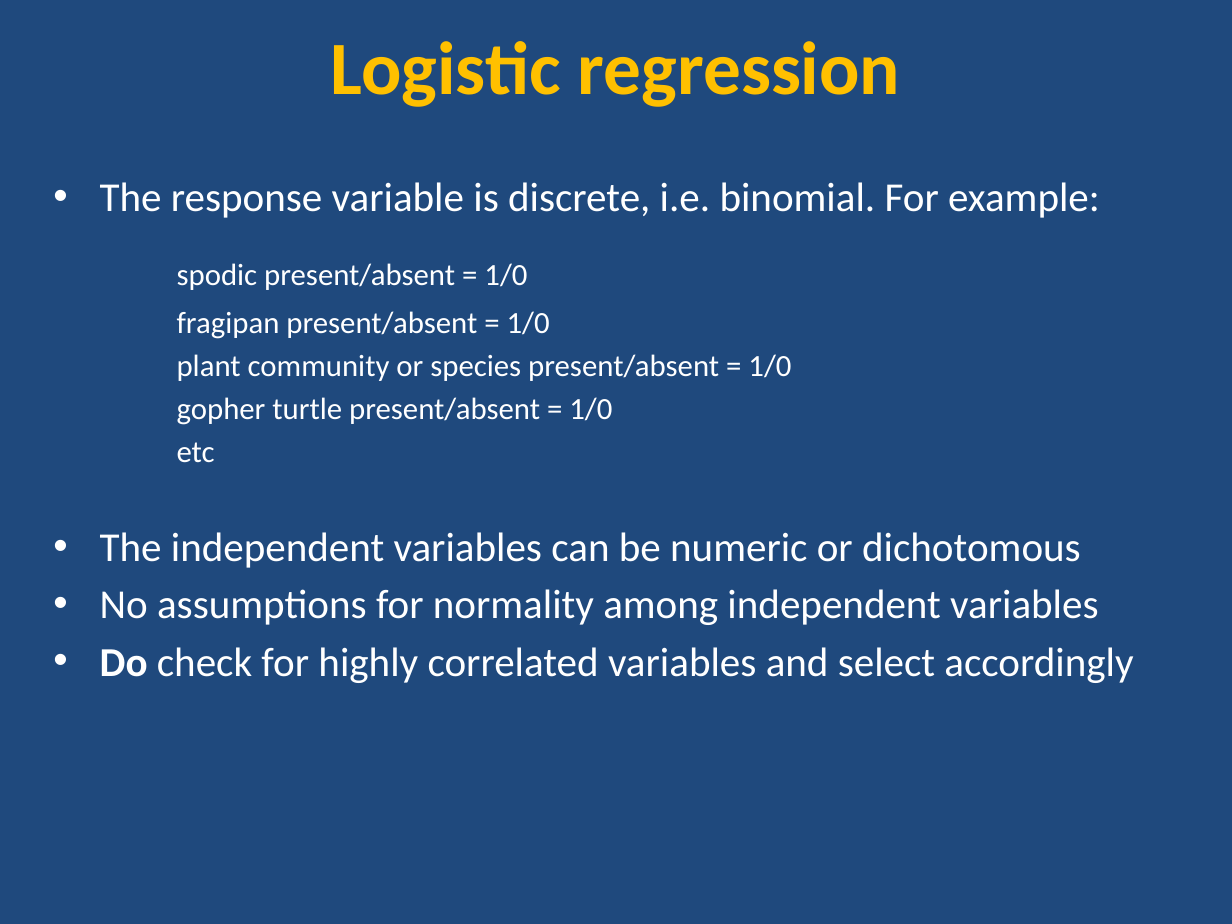
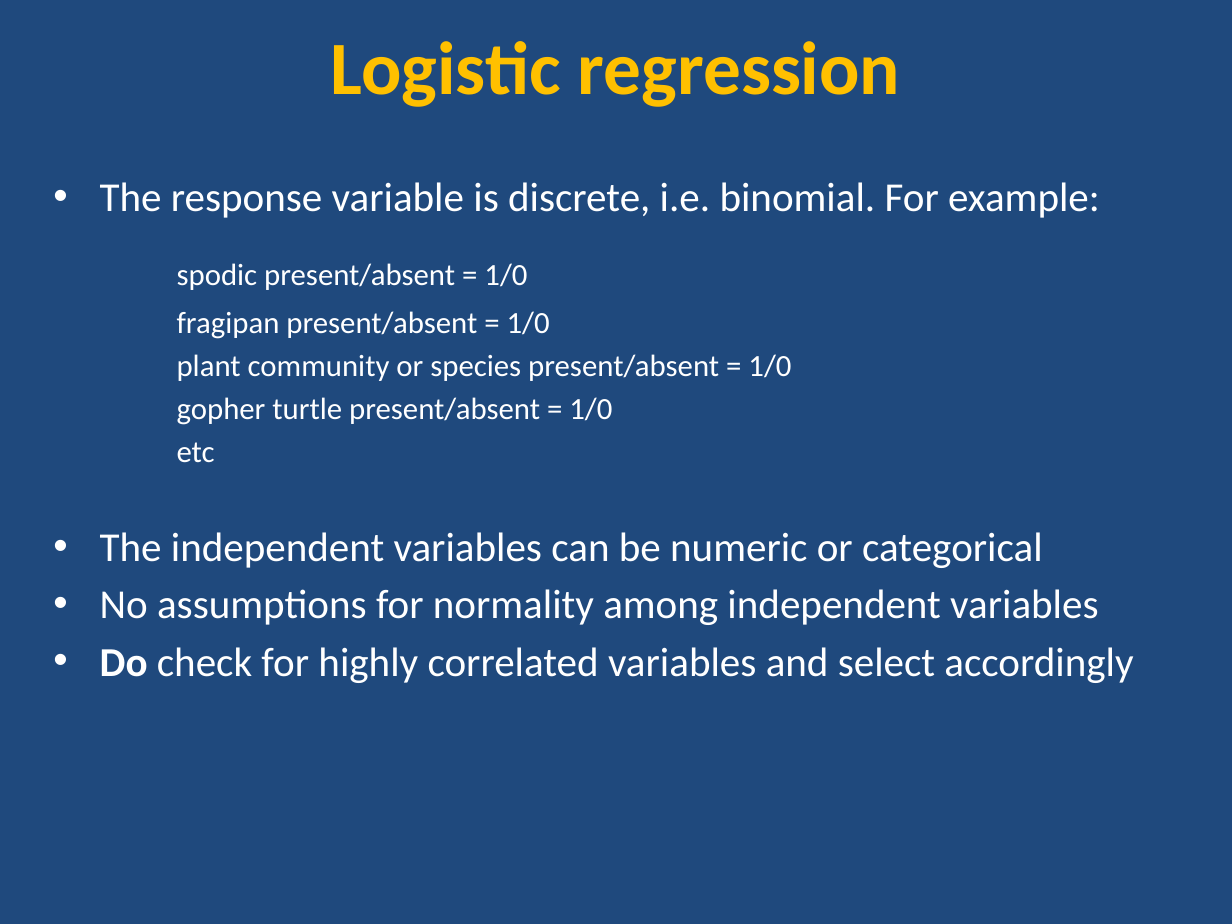
Before and after one commit to ncss-tech/stats_for_soil_survey, a slide deck: slide 5 of presentations/logistic_regression/Logistic.pptx. Drawn at 1232x924 pixels with LibreOffice and Linux fonts; fonts in the diff are those of the drawing. Boxes give left, top, right and bottom in pixels: in the first picture for what was removed or moved away, otherwise in the second. Text is boxed around its words. In the diff, an @@ line names an element or a change of style, - is before the commit and + after.

Commit message:
slight correction

```diff
--- a/presentations/logistic_regression/Logistic.pptx
+++ b/presentations/logistic_regression/Logistic.pptx
@@ text at (100,532,1043,568): text changed @@
-• The independent variables can be numeric or dichotomous
+• The independent variables can be numeric or categorical
```
